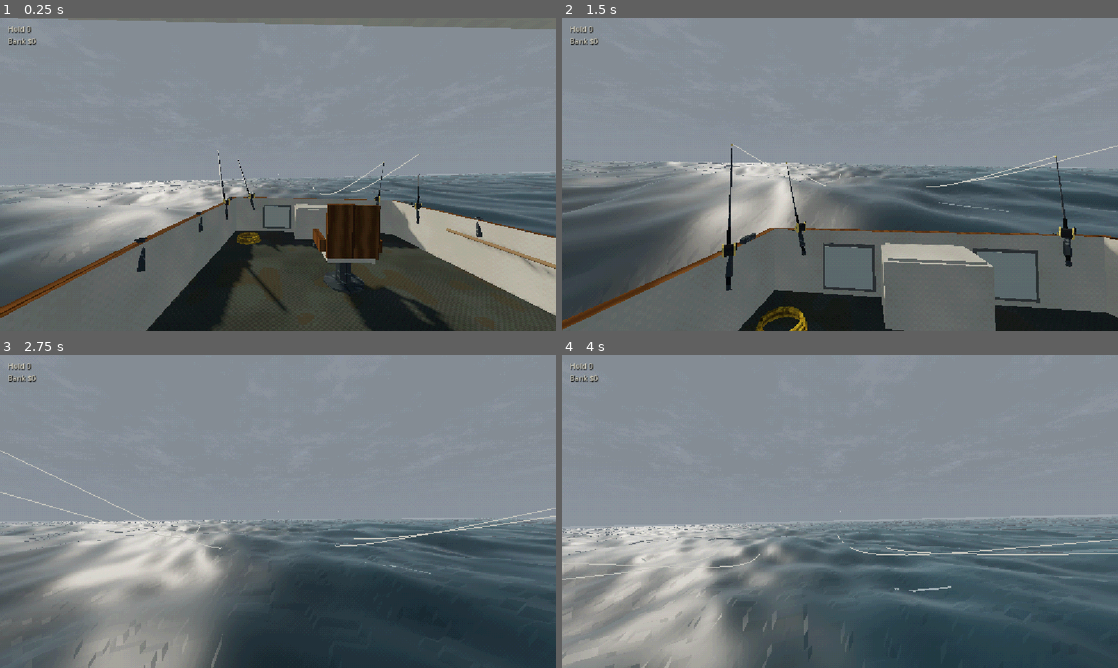
Above: before the commit, frames 1-4 (two rows, left to right).
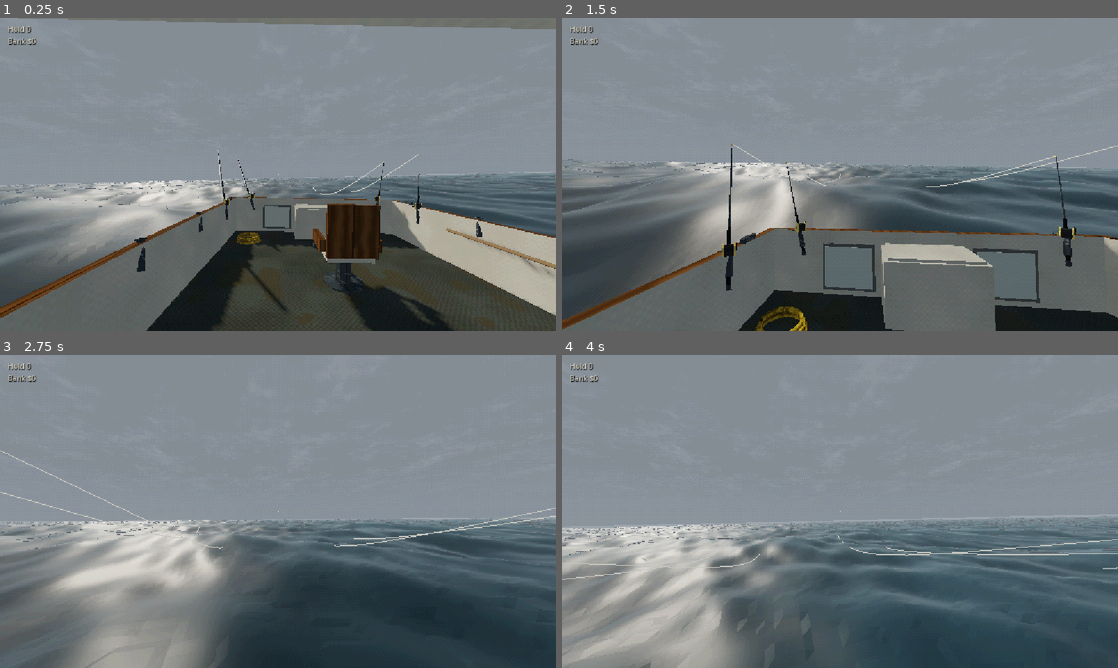
Above: after the commit, the same moments.

Repository: Kortev/Gull-Harbor
Game: Godot game, scene res://sea/sea.tscn
The game is run twice, just before and just after one commit, with the same random seed, the same clock (stepped at 60 frames per second) and the same inputs.
Inputs (mouse positions are in pixels of both pictures, inside the frame that each line leads up to):
- Up to frame 1 (0.25 s): no input
- Up to frame 2 (1.5 s): move the mouse to (867, 174) at 0.52 s; press the mouse at (867, 174) at 0.53 s; hold W (move_forward) from 0.53 s (still down); tap Space (jump) at 0.77, 1.07 s; move the mouse to (812, 174) at 1.27 s; release the mouse at (812, 174) at 1.28 s; tap - (dev_panel) at 1.35 s
- Up to frame 3 (2.75 s): keep holding W (move_forward); tap Space (jump) at 1.52, 1.82 s; click (250, 511) at 1.55 s; move the mouse to (289, 505) at 2.02 s; hold Q (drop) from 2.03 s (still down); click (289, 505) at 2.3 s
- Up to frame 4 (4 s): keep holding W (move_forward); move the mouse to (834, 517) at 2.77 s; release Q (drop) at 2.78 s; tap E (interact) at 2.85 s; tap Space (jump) at 3.02, 3.32, 3.77 s; click (834, 517) at 3.05 s; move the mouse to (878, 514) at 3.52 s; hold Shift (sprint) from 3.53 s (still down); click (878, 514) at 3.8 s

The runs differ from the first frame. In frame 1, 0.3% of the frame differs, in the area x 0-100%, y 49-77%; in frame 2, 0.4%; in frame 3, 0.7%; in frame 4, 1.0%, in the area x 0-100%, y 51-100%.

Commit message:
Fixes from a review of the moving boat
- Taking or leaving the wheel no longer yanks her toward an old position (the new driver starts from
  where she is); crewmates' copies of her no longer trail behind at speed.
- She moves every frame, not every physics tick: no judder at speed.
- The sea's mesh follows her, not your head: at anchor it stays put, so the surface doesn't crawl.
- Rain rings, foam grain and streaks wrap every km in full precision: crisp however far she's gone.
- Storm lightning goes for her tuna tower, wherever she is; the watch screenshot measures from her.
- The fight ignores a stopped boat's rounding noise; a zero-length step does nothing.
- The radar bar turns in step with the screen's sweep; a thrown harpoon flies in her frame.

Not run in Godot (none in this session); parsed with gdtoolkit.

Co-Authored-By: Claude Opus 5.5 <noreply@anthropic.com>
Claude-Session: https://claude.ai/code/session_01BkjayJUu9t7MXpN2y7gKXb

Diff:
--- a/boat/boat.gd
+++ b/boat/boat.gd
@@ -175,8 +175,9 @@
 
 ## Every frame (the ocean's clock moves per frame, so the pose does too; the crew ride it smoothly).
 func _process(delta: float) -> void:
-	if _radar:
-		_radar.rotate_y(delta * 2.6)
+	if _radar and ocean:
+		# (in step with the screen's sweep, tuna/radar.gd: clockwise from above, on the sea clock)
+		_radar.rotation.y = -fposmod(float(ocean.wave_time) * 2.6, TAU)
 	if wheel:
 		# the wheel turns with the captain's hands (art/boat.py: its shaft leans up toward the dash)
 		# (to port is anticlockwise from where the captain stands)
--- a/boat/helm.gd
+++ b/boat/helm.gd
@@ -114,6 +114,10 @@
 	captain = who
 	heading = at_heading
 	_net_heading = at_heading
+	# (whoever moves her now starts from where she is here, not from an old word)
+	_net_at = at
+	_net_speed = speed
+	_net_age = 0.0
 	steer = 0.0
 	throttle = 0.0
 	var p: Node = _crew_member(who)
@@ -171,7 +175,8 @@
 		get_viewport().set_input_as_handled()
 
 
-func _physics_process(delta: float) -> void:
+## (every frame, not every physics tick: the camera rides her, so she must move as smoothly as it does)
+func _process(delta: float) -> void:
 	# whoever's at the wheel moves her; with nobody there, the host lets her coast to a stop
 	var driving := is_mine() or (captain == 0 and Net.is_host())
 	if is_mine():
@@ -196,8 +201,10 @@
 		# someone else moves her: ease toward where their word says she is by now
 		_net_age += delta
 		heading = heading + wrapf(_net_heading - heading, -PI, PI) * minf(delta * 10.0, 1.0)
+		# (carried along at her speed, and eased onto the guess: no lagging behind her)
 		var guess := _net_at + ahead_of(_net_heading) * _net_speed * _net_age
-		at = at.lerp(guess, minf(delta * 6.0, 1.0))
+		at += ahead_of(heading) * _net_speed * delta
+		at = at.lerp(guess, minf(delta * 3.0, 1.0))
 		speed = _net_speed
 	_show_helm()
 
--- a/sea/ocean.gd
+++ b/sea/ocean.gd
@@ -73,8 +73,11 @@
 @export var calm_rect := Vector4.ZERO
 ## How far the sea reaches (m).
 @export var reach := 5000.0
-## Keep the mesh under the camera (the bluefin game, where the boat goes places): x, z follow it every frame.
+## Keep the mesh under the camera (the bluefin game, where the boat goes places): x, z follow it every frame. With
+## `follow` set (the boat), it follows that instead while the camera's near it: your head's heave and roll and your
+## walking about don't drag the mesh over the waves, so at anchor it stays put (no crawl), only moving with her.
 @export var follow_camera := false
+var follow: Node3D
 ## On a planet: tonight's weather (by name) -> how rough, 0..1 (a storm builds through the night).
 @export var weathers := {"rain": 0.5, "heavy rain": 0.75, "storm": 1.0}
 ## Something huge glowing under the water: x, z (this node's space), size (m), strength; and the way
@@ -175,8 +178,14 @@
 		var cam := get_viewport().get_camera_3d()
 		if cam != null:
 			var at := cam.global_position
+			if follow != null and follow.global_position.distance_to(at) < 60.0:
+				at = follow.global_position
 			global_position = Vector3(at.x, global_position.y, at.z)
-	_mat.set_shader_parameter("origin", _origin())
+	var o := _origin()
+	_mat.set_shader_parameter("origin", o)
+	# (the rain's cells and the foam's grain wrap every km, worked out here in full precision: far from where you
+	# started, the shader's floats would turn them to bands)
+	_mat.set_shader_parameter("origin_km", Vector2(fposmod(o.x, 1000.0), fposmod(o.y, 1000.0)))
 	if _planet != null:
 		var target := float(weathers.get(String(_planet.get("weather")), 0.5))
 		var w := lerpf(0.5, target, float(_planet.get("sea_strength")))
--- a/sea/ocean.gdshader
+++ b/sea/ocean.gdshader
@@ -22,6 +22,9 @@
 // Where the mesh's middle is over the world (x, z): the waves, the foam and the rain are the world's, so they stay put
 // while the mesh moves along under the camera (ocean.gd's follow_camera). The fade and the curve stay the mesh's.
 uniform vec2 origin = vec2(0.0);
+// The same, wrapped every 1000 m (ocean.gd works it out in full precision): for the rain, the grain and the streaks,
+// whose patterns repeat within that, so they stay crisp however far she's gone.
+uniform vec2 origin_km = vec2(0.0);
 uniform float wave_time = 0.0;
 // The sum of Q k A over the waves: what a crest's breaking is measured against.
 uniform float steep = 0.6;
@@ -202,14 +205,15 @@
 	col *= 1.0 - shade * 0.5 + shade * lit;
 	// fine detail fades out far off, where it would only sparkle
 	float far = smoothstep(0.08, 0.6, length(fwidth(q)));
-	float grain = texture(noise, q * 0.045 + vec2(wave_time * 0.01, 0.0)).g;
+	vec2 qk = mod(local.xz + origin_km, 1000.0);
+	float grain = texture(noise, qk * 0.045 + vec2(wave_time * 0.01, 0.0)).g;
 	// whitecaps on the crests
 	float edge = 1.0 - 0.55 * whitecaps - 0.12 * spume - 0.2 * white;
 	float foam = mix(step(edge, crest + (grain - 0.5) * 0.3), smoothstep(edge - 0.1, edge + 0.2, crest) * 0.6, far)
 		* step(0.01, whitecaps);
 	// in a blow, streaks of foam laid along the wind
 	vec2 wd = normalize(wind);
-	vec2 along = vec2(dot(q, wd), dot(q, vec2(-wd.y, wd.x)));
+	vec2 along = vec2(dot(qk, wd), dot(qk, vec2(-wd.y, wd.x)));
 	float streak = texture(noise, vec2(along.y * 0.05, along.x * 0.008)).b;
 	// (thin and soft: wide hard-edged ones read as zebra stripes down a big swell's face)
 	float streaks = 0.08 * smoothstep(0.55, 1.0, whitecaps) + 0.08 * spume + 0.08 * white;
@@ -229,7 +233,7 @@
 		foam = max(foam, step(0.45, ring * (0.55 + 0.6 * grain) + h * 0.2));
 	}
 	// rain hitting the water: little rings that open and fade (one chance per 33 cm cell per drop slot)
-	vec2 rq = q * 3.0;
+	vec2 rq = qk * 3.0;
 	vec2 cell = floor(rq);
 	float phase = wave_time * 2.5 + hash(cell) * 7.0;
 	float slot = floor(phase);
--- a/sea/sea.gd
+++ b/sea/sea.gd
@@ -119,7 +119,7 @@
 	else:
 		_follow_weather()
 	add_child(Menu.new())
-	if _args.has("school"):    # (screenshots and tests: a school starts right away, <n> m off and closing)
+	if _args.has("school"):    # (screenshots and tests: a school starts right away, <n> m off)
 		schools.set("_next", 0.0)
 		if not str(_args["school"]).is_empty():
 			schools.start_far = float(_args["school"])
@@ -144,11 +144,14 @@
 func _process(_delta: float) -> void:
 	_frames += 1
 	_follow_weather()
+	# in a storm the lightning goes for her tuna tower (sea_fx's crown, in its space: the world's)
+	sea_fx.crown = boat.global_transform * Vector3(0.0, 7.6, -1.3)
 	if _args.has("watch") and not schools.schools.is_empty():
 		# (screenshots: from 28 m off the nearest school, on the boat's side of it, looking at it)
 		var c: Vector2 = schools.schools[0].center(ocean.wave_time)
+		var here: Vector2 = boat.helm.at
 		var at := Vector3(c.x, 0.0, c.y)
-		var from := at + (Vector3.ZERO - at).normalized() * 28.0 + Vector3(0, 5.0, 0)
+		var from := at + (Vector3(here.x, 0.0, here.y) - at).normalized() * 28.0 + Vector3(0, 5.0, 0)
 		cam.make_current()
 		cam.global_position = from
 		cam.look_at(at + Vector3(0, 2.0, 0))
@@ -349,6 +352,7 @@
 	boat.ocean = ocean
 	boat.sea = self
 	add_child(boat)
+	ocean.follow = boat
 
 
 func _particles(at: Vector3, box: Vector3, amount: int, life: float, dir: Vector3, spread: float,
--- a/tests/sail_test.gd
+++ b/tests/sail_test.gd
@@ -38,10 +38,8 @@
 	_check(Vector2(b.x, b.z).distance_to(at) < 0.5, "the boat's where the helm says she is")
 	_check(absf(b.y - sea.ocean.height_at(b)) < 1.5, "and still riding the sea there (%.2f m off the water)"
 			% (b.y - sea.ocean.height_at(b)))
-	var cam := get_viewport().get_camera_3d()
 	var o := sea.ocean.global_position
-	_check(Vector2(o.x, o.z).distance_to(Vector2(cam.global_position.x, cam.global_position.z)) < 0.5,
-			"the sea's mesh keeps up under you")
+	_check(Vector2(o.x, o.z).distance_to(Vector2(b.x, b.z)) < 0.5, "the sea's mesh keeps up under her")
 	# let go: she carries her way, slowing
 	await get_tree().create_timer(4.0).timeout
 	var coasting := float(helm.get("speed"))
--- a/tuna/fight.gd
+++ b/tuna/fight.gd
@@ -155,7 +155,7 @@
 
 ## One tick of the fight: what you're doing (cranking, how far the rod is lifted 0..1) against what it's doing.
 func step(dt: float, crank: bool, lift: float) -> void:
-	if done:
+	if done or dt <= 0.0:
 		return
 	move_t += dt
 	if move_t >= _len:
@@ -166,7 +166,7 @@
 	var ans := answer()
 	var back := 0.0
 	var ahead := 0.0
-	if moving:
+	if moving and boat_vel != Vector2.ZERO:
 		var hd_was := sqrt(maxf(line_out * line_out - depth * depth, 0.0))
 		var rel := Vector2(sin(bearing), cos(bearing)) * hd_was - boat_vel * dt
 		bearing = atan2(rel.x, rel.y)
--- a/tuna/landing.gd
+++ b/tuna/landing.gd
@@ -93,9 +93,10 @@
 	var crew := sea.get("crew") as Node
 	# the harpoon: flying from a throw, in someone's hands, or in its rack
 	if _fly_t > 0.0:
+		# (its flight in her frame: she may be under way)
 		_fly_t -= delta
 		_fly_at.origin += _fly_dir * FLY * delta
-		_harpoon.global_transform = _fly_at
+		_harpoon.global_transform = boat.global_transform * _fly_at
 	else:
 		var p: Node3D = crew.call("get_player", harpoon_holder) if harpoon_holder != 0 else null
 		if p == null:
@@ -217,8 +218,9 @@
 	var dir := -cam.global_basis.z
 	var hit := aimed_at(cam.global_position, dir)
 	_fly_t = 0.35
-	_fly_at = _harpoon.global_transform
-	_fly_dir = dir
+	var boat := sea.get("boat") as Node3D
+	_fly_at = boat.global_transform.affine_inverse() * _harpoon.global_transform
+	_fly_dir = boat.global_basis.inverse() * dir
 	if Net.is_host():
 		_ask_throw_as(Net.my_id(), hit)
 	else:
